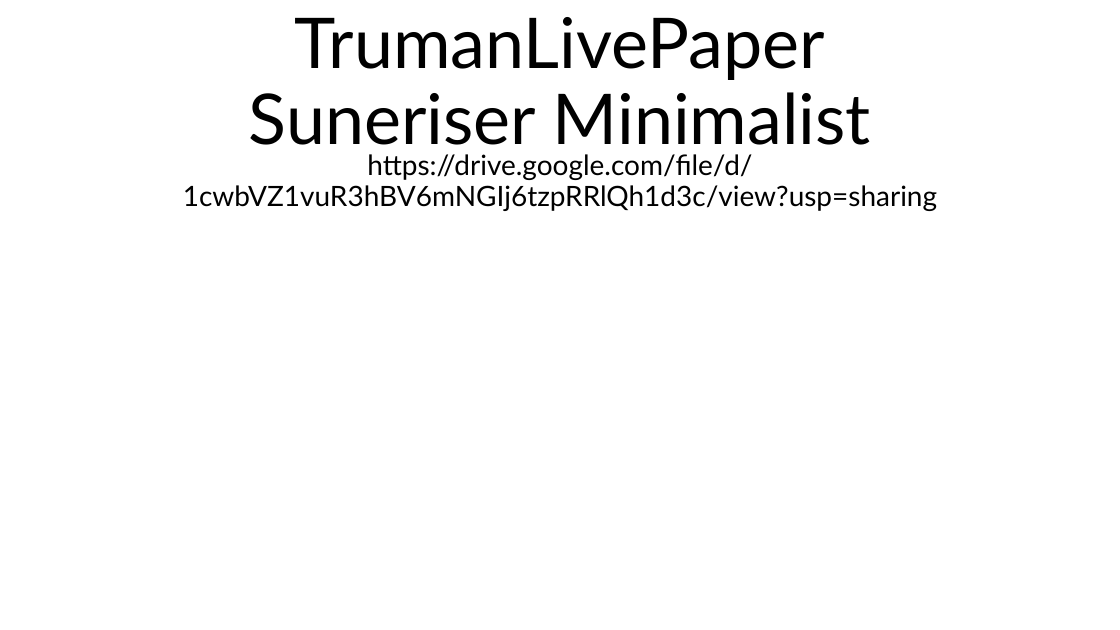
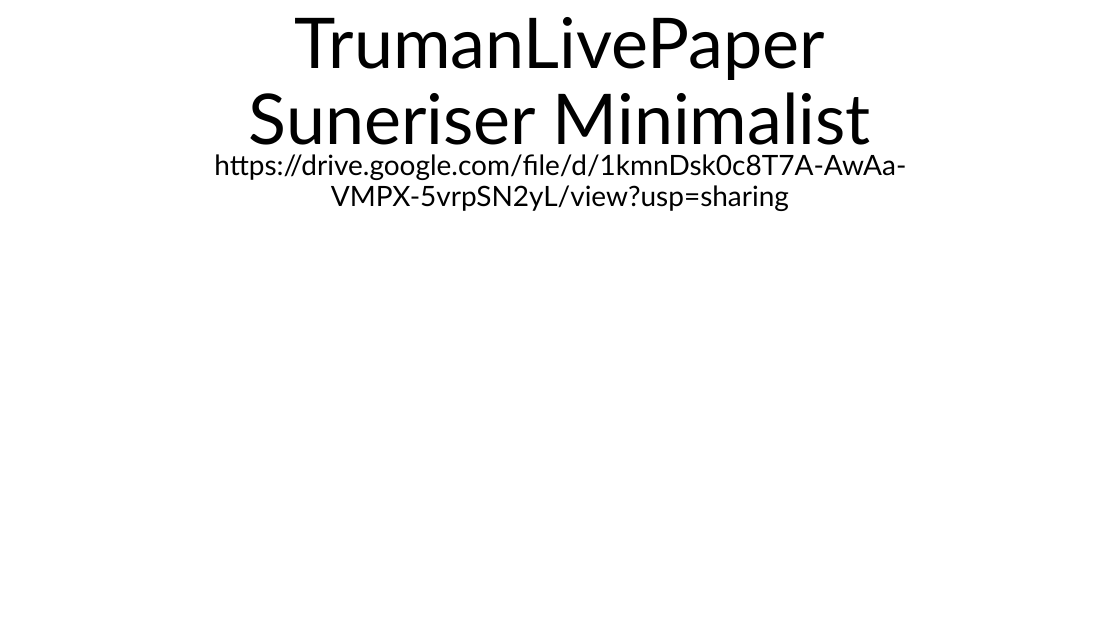
Before and after one commit to buinamtruman789-boop/TrumanLivePaper, a slide deck: slide 2 of Truman Live Paper.pptx. Drawn at 1120x630 pixels with LibreOffice and Linux fonts; fonts in the diff are those of the drawing. Boxes give left, top, right and bottom in pixels: in the first picture for what was removed or moved away, otherwise in the second. Text is boxed around its words. In the diff, an @@ line names an element or a change of style, - is before the commit and + after.

Commit message:
NEWEST VERSION

```diff
--- a/Truman Live Paper.pptx
+++ b/Truman Live Paper.pptx
@@ subtitle at (214,154,906,211): text changed @@
-https://drive.google.com/file/d/1cwbVZ1vuR3hBV6mNGIj6tzpRRlQh1d3c/view?usp=sharing
+https://drive.google.com/file/d/1kmnDsk0c8T7A-AwAa-VMPX-5vrpSN2yL/view?usp=sharing
```
